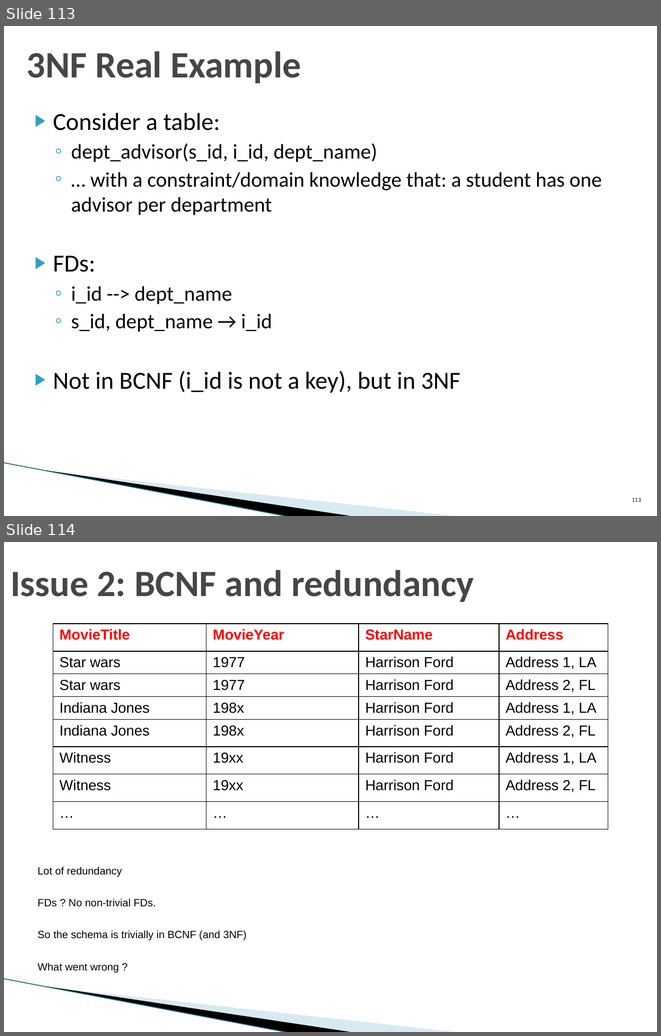
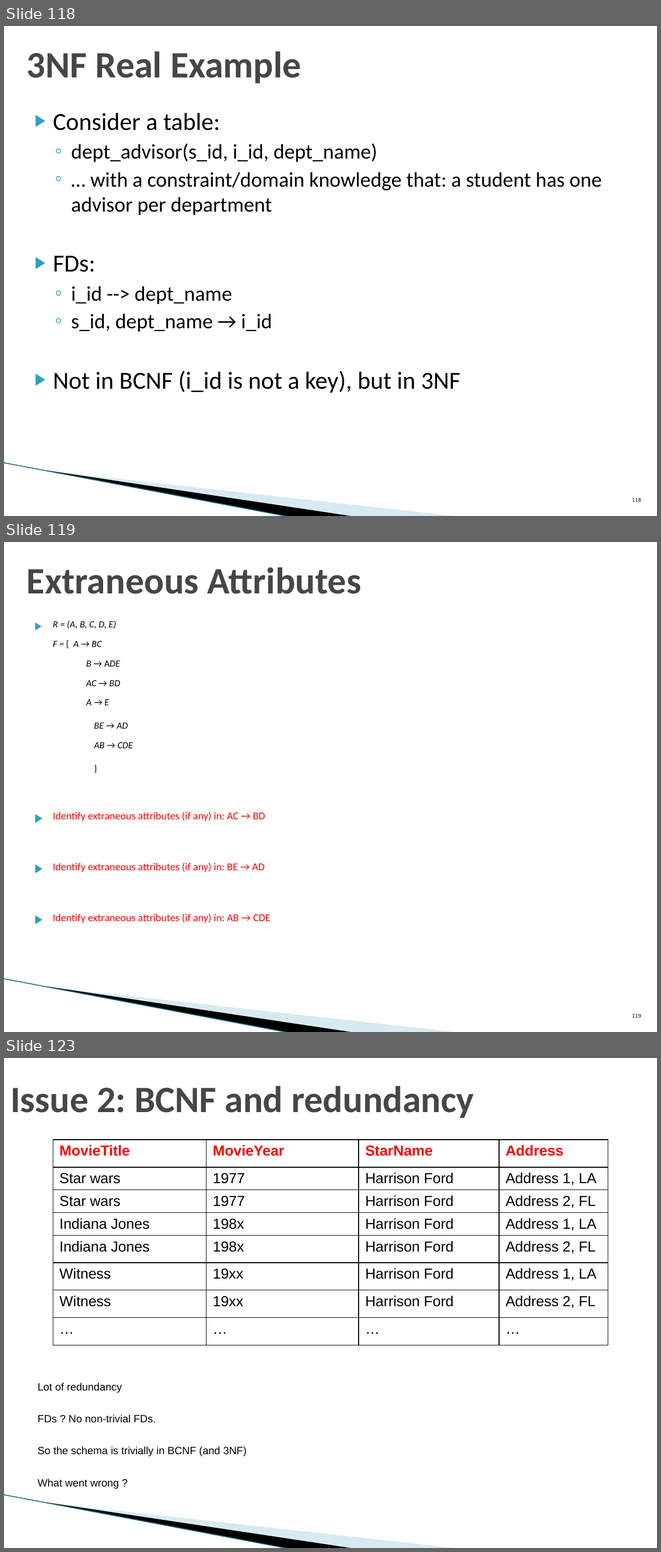
Before and after one commit to umddb/cmsc424-spring2024, a slide deck: Slides/03-E-R-Normalization.pptx. Shown one above the other, each under a label of ours: slides 113 and 114 before the commit, slides 118, 119 and 123 after it; the slides between them are not shown. The pictures are 661x1036 and 661x1552 pixels, drawn with LibreOffice and Linux fonts; fonts in the diff are those of the drawing; background and template pictures are left out. Boxes give left, top, right and bottom in pixels: in the first picture for what was removed or moved away, otherwise in the second. Text is boxed around its words. In the diff, an @@ line names an element or a change of style, - is before the commit and + after.

```diff
--- a/Slides/03-E-R-Normalization.pptx
+++ b/Slides/03-E-R-Normalization.pptx
@@ slide 119 added at box(4, 542, 657, 1032), background #FFFFFF; not listed: 3 template elements that a slide beside it also shows @@
@@ title added at box(27, 567, 361, 594), 41 pt, text #464646, bold @@
+Extraneous Attributes
@@ text added at box(53, 620, 270, 923), 20 pt, text #FF0000 @@
+▶ R = (A, B, C, D, E)
+  F = { A → BC
+  B → ADE
+  AC → BD
+  A → E
+BE → AD
+AB → CDE
+}
+▶ Identify extraneous attributes (if any) in: AC → BD
+▶ Identify extraneous attributes (if any) in: BE → AD
+▶ Identify extraneous attributes (if any) in: AB → CDE
@@ page number added at box(632, 1014, 642, 1017), 10 pt, text #000000 @@
+119
@@ what was slide 113 is now slide 118 @@
@@ what was slide 114 is now slide 123 @@
```
Also in this commit, not shown: 4 slides changed, 10 other slides added, 2 other files.
